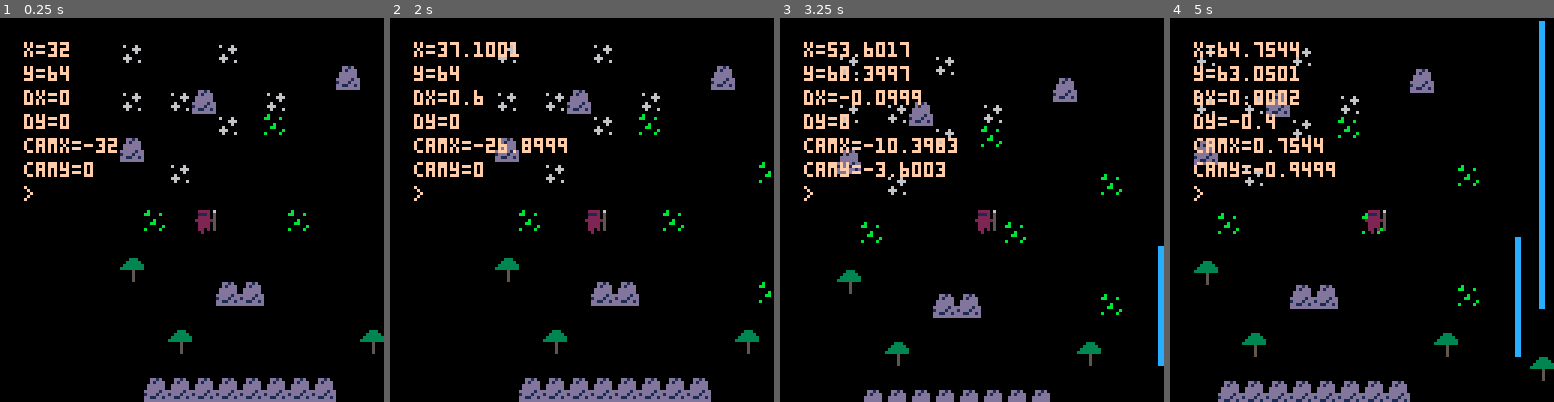
Above: before the commit, frames 1-4 (left to right).
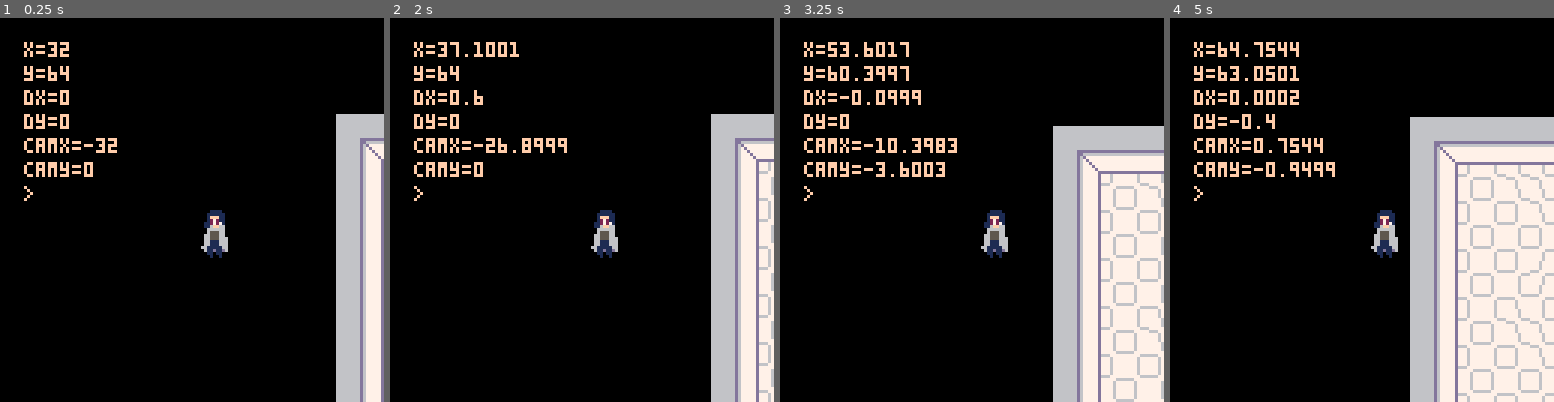
Above: after the commit, the same moments.

Repository: holson1/ffs-game-jam-2021
Game: PICO-8 cartridge build/game_jam.p8
Same seed, same stepped clock (60 frames per second), same inputs: the game is played once before the commit and once after it.
Inputs:
- Up to frame 1 (0.25 s): no input
- Up to frame 2 (2 s): tap X (X key) at 0.33, 1.07, 1.85 s; tap O (Z key) at 0.7, 1.7 s; hold Right from 1.6 s (still down)
- Up to frame 3 (3.25 s): release Right at 2.1 s; tap O (Z key) at 2.1, 2.5, 2.9 s; hold Up 2.15-2.42 s; hold Right 2.47-3.03 s; tap X (X key) at 2.97 s; hold Left from 3.08 s (still down)
- Up to frame 4 (5 s): tap O (Z key) every 0.4 s from 3.3 to 4.9 s; release Left at 3.58 s; hold Down 3.63-3.97 s; hold Right 4.02-4.68 s; tap X (X key) at 4.08 s; hold Up from 4.73 s (still down)

The runs differ from the first frame. In frame 1, 15% of the frame differs, in the area x 31-100%, y 7-100%; in frame 2, 18%; in frame 3, 25%; in frame 4, 34%, in the area x 6-100%, y 0-100%.

Commit message:
reorg and sprite work

Diff:
--- a/build/game_jam.p8
+++ b/build/game_jam.p8
@@ -12,18 +12,6 @@
     cam.y = 0
     msg=''
 
-    -- TODO: move to char.lua
-    char={}
-    char.x=32
-    char.y=64
-    char.dx=0
-    char.dy=0
-    char.spr=001
-    -- [idle, walk]
-    char.state=0
-    char.max_speed=3
-    can_shoot=true
-
     -- thanks doc_robs!
     dust={}
 
@@ -31,35 +19,38 @@
     booms=new_group(boom)
     crocs=new_group(croc)
 
+    char=init_char()
     --crocs:new({x=80,y=112,d=true})
 end
 
 function _update()
     t=(t+1)%64
 
-    handle_input()
-
-    char.x+=char.dx
-    char.y+=char.dy
-
-    char.spr = set_spr(char.state, 001)
-
-    -- friction
-    if char.dx > 0.1 then
-        char.dx -= 0.1
-    elseif char.dx < -0.1 then
-        char.dx += 0.1
-    else
-        char.dx = 0
-    end
-
-    if char.dy > 0.1 then
-        char.dy -= 0.1
-    elseif char.dy < -0.1 then
-        char.dy += 0.1
-    else
-        char.dy = 0
-    end
+    char:update()
+
+    -- handle_input()
+
+    -- char.x+=char.dx
+    -- char.y+=char.dy
+
+    -- char.spr = set_spr(char.state, 001)
+
+    -- -- friction
+    -- if char.dx > 0.1 then
+    --     char.dx -= 0.1
+    -- elseif char.dx < -0.1 then
+    --     char.dx += 0.1
+    -- else
+    --     char.dx = 0
+    -- end
+
+    -- if char.dy > 0.1 then
+    --     char.dy -= 0.1
+    -- elseif char.dy < -0.1 then
+    --     char.dy += 0.1
+    -- else
+    --     char.dy = 0
+    -- end
 
     shots:update()
     booms:update()
@@ -77,7 +68,8 @@
     cls()
     camera(cam.x, cam.y)
     map(0,0,0,0,32,32)
-    spr(char.spr,char.x,char.y,1,1)
+
+    char:draw()
 
     shots:draw()
     booms:draw()
@@ -230,7 +222,52 @@
 end
 -->8
 --src/char.lua
-function handle_input()
+function init_char()
+    local char={
+        x=32,
+        y=64,
+        dx=0,
+        dy=0,
+        spr=001,
+        state='idle',
+        max_speed=3,
+
+        update=update_char,
+
+        draw=function(self)
+            sspr(8,0,16,16,self.x,self.y)
+        end
+    }
+    return char
+end
+
+function update_char(_char)
+    handle_input(_char)
+
+    _char.x+=_char.dx
+    _char.y+=_char.dy
+
+    _char.spr = set_spr(_char.state, 001)
+
+    -- friction
+    if _char.dx > 0.1 then
+        _char.dx -= 0.1
+    elseif _char.dx < -0.1 then
+        _char.dx += 0.1
+    else
+        _char.dx = 0
+    end
+
+    if _char.dy > 0.1 then
+        _char.dy -= 0.1
+    elseif _char.dy < -0.1 then
+        _char.dy += 0.1
+    else
+        _char.dy = 0
+    end
+end
+
+function handle_input(_char)
 
     local default_max_speed = 2.5
     local acceleration = 0.15
@@ -238,23 +275,23 @@
 
     -- todo: proper diagonal handling / staircase effect
     if ((btn(0) or btn(1)) and (btn(2) or btn(3))) then
-        char.max_speed = default_max_speed * diagonal_speed_mod
+        _char.max_speed = default_max_speed * diagonal_speed_mod
     else
-        char.max_speed = default_max_speed
+        _char.max_speed = default_max_speed
     end
 
     -- l/r
     if btn(0) and not(btn(1)) then
-        char.dx = max(char.dx - acceleration, -char.max_speed)
+        _char.dx = max(_char.dx - acceleration, -_char.max_speed)
     elseif btn(1) and not(btn(0)) then
-        char.dx = min(char.dx + acceleration, char.max_speed)
+        _char.dx = min(_char.dx + acceleration, _char.max_speed)
     end
 
     -- u/d
     if btn(2) and not(btn(3)) then
-        char.dy = max(char.dy - acceleration, -char.max_speed)
+        _char.dy = max(_char.dy - acceleration, -_char.max_speed)
     elseif btn(3) and not(btn(2)) then
-        char.dy = min(char.dy + acceleration, char.max_speed)
+        _char.dy = min(_char.dy + acceleration, _char.max_speed)
     end
 
     -- x
@@ -326,78 +363,117 @@
 
 
 
+…(32 lines of a section not shown)…
 __gff__
-0001010101010100000000000000000000000000000001000000000000000000000000000101010000000000000000000404000100000000000000000000000000000000000000000000000000000000000000000000000000000000000000000000000000000000000000000000000000000000000000000000000000000000
+0000000000000000000000000000000000000000000000000000000000000000000000000101010000000000000000000000000000000000000000000000000000000000000000000000000000000000000000000000000000000000000000000000000000000000000000000000000000000000000000000000000000000000
 0000000000000000000000000000000000000000000000000000000000000000000000000000000000000000000000000000000000000000000000000000000000000000000000000000000000000000000000000000000000000000000000000000000000000000000000000000000000000000000000000000000000000000
 __map__
-0000000000000000000000000000004200000000000000000000000000000000000000000000000000000000000000000000000000000000000000000000000000000000000000000000000000000000000000000000000000000000000000000000000000000000000000000000000000000000000000000000000000000000
-0040000000400000000000000000004200000000000000000000000000000000000000000000000000000000000000000000000000000000000000000000000000000000000000000000000000000000000000000000000000000000000000000000000000000000000000000000000000000000000000000000000000000000
-0000000000000000000044000000004200000000000000000000000000000000000000000000000000000000000000000000000000000000000000000000000000000000000000000000000000000000000000000000000000000000000000000000000000000000000000000000000000000000000000000000000000000000
-0040004044000040000000000000004200430000000043000000000000000000000000000000000000000000000000000000000000000000000000000000000000000000000000000000000000000000000000000000000000000000000000000000000000000000000000000000000000000000000000000000000000000000
-0000000000400043000000000000004200000000000000000000000000000000000000000000000000000000000000000000000000000000000000000000000000000000000000000000000000000000000000000000000000000000000000000000000000000000000000000000000000000000000000000000000000000000
-0044000000000000000000000000004200004100000000000000000000000000000000000000000000000000000000000000000000000000000000000000000000000000000000000000000000000000000000000000000000000000000000000000000000000000000000000000000000000000000000000000000000000000
-0000004000000000000000004300004200000041000000410000000000000000000000000000000000000000000000000000000000000000000000000000000000000000000000000000000000000000000000000000000000000000000000000000000000000000000000000000000000000000000000000000000000000000
-0000000000000000000000000000004200000000000000004300000000000000000000000000000000000000000000000000000000000000000000000000000000000000000000000000000000000000000000000000000000000000000000000000000000000000000000000000000000000000000000000000000000000000
-0000430000000000430000000000004200000000000000000000000000000000000000000000000000000000000000000000000000000000000000000000000000000000000000000000000000000000000000000000000000000000000000000000000000000000000000000000000000000000000000000000000000000000
-0000000000000000000000000000424200000000000000000000000000000000000000000000000000000000000000000000000000000000000000000000000000000000000000000000000000000000000000000000000000000000000000000000000000000000000000000000000000000000000000000000000000000000
-0041000000000000000000000000424241000000410000000000000000000000000000000000000000000000000000000000000000000000000000000000000000000000000000000000000000000000000000000000000000000000000000000000000000000000000000000000000000000000000000000000000000000000
-0000000000444400000000004300424200000000000000000000000000000000000000000000000000000000000000000000000000000000000000000000000000000000000000000000000000000000000000000000000000000000000000000000000000000000000000000000000000000000000000000000000000000000
-0000000000000000000000000000420000000000000000430000000000000000000000000000000000000000000000000000000000000000000000000000000000000000000000000000000000000000000000000000000000000000000000000000000000000000000000000000000000000000000000000000000000000000
-0000004100000000000000410000420000000000000000000000000000000000000000000000000000000000000000000000000000000000000000000000000000000000000000000000000000000000000000000000000000000000000000000000000000000000000000000000000000000000000000000000000000000000
-0000000000000000000000000000004100004300000000000000000000000000000000000000000000000000000000000000000000000000000000000000000000000000000000000000000000000000000000000000000000000000000000000000000000000000000000000000000000000000000000000000000000000000
-0000444444444444444400000000000000000000000000000000000000000000000000000000000000000000000000000000000000000000000000000000000000000000000000000000000000000000000000000000000000000000000000000000000000000000000000000000000000000000000000000000000000000000
-0000000000000041000000000000000000000000410000000000000000000000000000000000000000000000000000000000000000000000000000000000000000000000000000000000000000000000000000000000000000000000000000000000000000000000000000000000000000000000000000000000000000000000
-…(54 lines of a section not shown)…
+0000000000000000000000000000000000000000000000000000000000000000000000000000000000000000000000000000000000000000000000000000000000000000000000000000000000000000000000000000000000000000000000000000000000000000000000000000000000000000000000000000000000000000
+0000000000000000000000000000000000000000000000000000000000000000000000000000000000000000000000000000000000000000000000000000000000000000000000000000000000000000000000000000000000000000000000000000000000000000000000000000000000000000000000000000000000000000
+0000000000000000000000000000000000000000000000000000000000000000000000000000000000000000000000000000000000000000000000000000000000000000000000000000000000000000000000000000000000000000000000000000000000000000000000000000000000000000000000000000000000000000
+0000000000000000000000000000000000000000000000000000000000000000000000000000000000000000000000000000000000000000000000000000000000000000000000000000000000000000000000000000000000000000000000000000000000000000000000000000000000000000000000000000000000000000
+000000000000000000004f4f4f4f4f4f4f4f4f4f4f4f00000000000000000000000000000000000000000000000000000000000000000000000000000000000000000000000000000000000000000000000000000000000000000000000000000000000000000000000000000000000000000000000000000000000000000000
+000000000000000000004f4a4949494949494949474f00000000000000000000000000000000000000000000000000000000000000000000000000000000000000000000000000000000000000000000000000000000000000000000000000000000000000000000000000000000000000000000000000000000000000000000
+000000000000000000004f4d4546464645464546484f00000000000000000000000000000000000000000000000000000000000000000000000000000000000000000000000000000000000000000000000000000000000000000000000000000000000000000000000000000000000000000000000000000000000000000000
+000000000000000000004f4d4645464646454645484f00000000000000000000000000000000000000000000000000000000000000000000000000000000000000000000000000000000000000000000000000000000000000000000000000000000000000000000000000000000000000000000000000000000000000000000
+000000000000000000004f4d4546454646464546484f00000000000000000000000000000000000000000000000000000000000000000000000000000000000000000000000000000000000000000000000000000000000000000000000000000000000000000000000000000000000000000000000000000000000000000000
+000000000000000000004f4d4645464545464545484f00000000000000000000000000000000000000000000000000000000000000000000000000000000000000000000000000000000000000000000000000000000000000000000000000000000000000000000000000000000000000000000000000000000000000000000
+000000000000000000004f4d4546454545464646484f00000000000000000000000000000000000000000000000000000000000000000000000000000000000000000000000000000000000000000000000000000000000000000000000000000000000000000000000000000000000000000000000000000000000000000000
+000000000000000000004f4d4645464546454646484f00000000000000000000000000000000000000000000000000000000000000000000000000000000000000000000000000000000000000000000000000000000000000000000000000000000000000000000000000000000000000000000000000000000000000000000
+000000000000000000004f4d4546464645464546484f00000000000000000000000000000000000000000000000000000000000000000000000000000000000000000000000000000000000000000000000000000000000000000000000000000000000000000000000000000000000000000000000000000000000000000000
+000000000000000000004f4d4645464646454645484f00000000000000000000000000000000000000000000000000000000000000000000000000000000000000000000000000000000000000000000000000000000000000000000000000000000000000000000000000000000000000000000000000000000000000000000
+000000000000000000004f4d4546454646464546484f00000000000000000000000000000000000000000000000000000000000000000000000000000000000000000000000000000000000000000000000000000000000000000000000000000000000000000000000000000000000000000000000000000000000000000000
+000000000000000000004f4d4645464545464545484f00000000000000000000000000000000000000000000000000000000000000000000000000000000000000000000000000000000000000000000000000000000000000000000000000000000000000000000000000000000000000000000000000000000000000000000
+000000000000000000004f4d4546454545464646484f00000000000000000000000000000000000000000000000000000000000000000000000000000000000000000000000000000000000000000000000000000000000000000000000000000000000000000000000000000000000000000000000000000000000000000000
+000000000000000000004f4d4645464546454646484f00000000000000000000000000000000000000000000000000000000000000000000000000000000000000000000000000000000000000000000000000000000000000000000000000000000000000000000000000000000000000000000000000000000000000000000
+000000000000000000004f4d4546464645464546484f00000000000000000000000000000000000000000000000000000000000000000000000000000000000000000000000000000000000000000000000000000000000000000000000000000000000000000000000000000000000000000000000000000000000000000000
+000000000000000000004f4d4645464646454645484f00000000000000000000000000000000000000000000000000000000000000000000000000000000000000000000000000000000000000000000000000000000000000000000000000000000000000000000000000000000000000000000000000000000000000000000
+000000000000000000004f4d4546454646464546484f00000000000000000000000000000000000000000000000000000000000000000000000000000000000000000000000000000000000000000000000000000000000000000000000000000000000000000000000000000000000000000000000000000000000000000000
+000000000000000000004f4d4645464545464545484f00000000000000000000000000000000000000000000000000000000000000000000000000000000000000000000000000000000000000000000000000000000000000000000000000000000000000000000000000000000000000000000000000000000000000000000
+000000000000000000004f4b4e4e4e4e4e4e4e4e4c4f00000000000000000000000000000000000000000000000000000000000000000000000000000000000000000000000000000000000000000000000000000000000000000000000000000000000000000000000000000000000000000000000000000000000000000000
+000000000000000000004f4f4f4f4f4f4f4f4f4f4f4f00000000000000000000000000000000000000000000000000000000000000000000000000000000000000000000000000000000000000000000000000000000000000000000000000000000000000000000000000000000000000000000000000000000000000000000
+…(54 lines of a section not shown)…
--- a/src/char.lua
+++ b/src/char.lua
@@ -1,4 +1,49 @@
-function handle_input()
+function init_char()
+    local char={
+        x=32,
+        y=64,
+        dx=0,
+        dy=0,
+        spr=001,
+        state='idle',
+        max_speed=3,
+
+        update=update_char,
+
+        draw=function(self)
+            sspr(8,0,16,16,self.x,self.y)
+        end
+    }
+    return char
+end
+
+function update_char(_char)
+    handle_input(_char)
+
+    _char.x+=_char.dx
+    _char.y+=_char.dy
+
+    _char.spr = set_spr(_char.state, 001)
+
+    -- friction
+    if _char.dx > 0.1 then
+        _char.dx -= 0.1
+    elseif _char.dx < -0.1 then
+        _char.dx += 0.1
+    else
+        _char.dx = 0
+    end
+
+    if _char.dy > 0.1 then
+        _char.dy -= 0.1
+    elseif _char.dy < -0.1 then
+        _char.dy += 0.1
+    else
+        _char.dy = 0
+    end
+end
+
+function handle_input(_char)
 
     local default_max_speed = 2.5
     local acceleration = 0.15
@@ -6,23 +51,23 @@
 
     -- todo: proper diagonal handling / staircase effect
     if ((btn(0) or btn(1)) and (btn(2) or btn(3))) then
-        char.max_speed = default_max_speed * diagonal_speed_mod
+        _char.max_speed = default_max_speed * diagonal_speed_mod
     else
-        char.max_speed = default_max_speed
+        _char.max_speed = default_max_speed
     end
 
     -- l/r
     if btn(0) and not(btn(1)) then
-        char.dx = max(char.dx - acceleration, -char.max_speed)
+        _char.dx = max(_char.dx - acceleration, -_char.max_speed)
     elseif btn(1) and not(btn(0)) then
-        char.dx = min(char.dx + acceleration, char.max_speed)
+        _char.dx = min(_char.dx + acceleration, _char.max_speed)
     end
 
     -- u/d
     if btn(2) and not(btn(3)) then
-        char.dy = max(char.dy - acceleration, -char.max_speed)
+        _char.dy = max(_char.dy - acceleration, -_char.max_speed)
     elseif btn(3) and not(btn(2)) then
-        char.dy = min(char.dy + acceleration, char.max_speed)
+        _char.dy = min(_char.dy + acceleration, _char.max_speed)
     end
 
     -- x
--- a/src/main.lua
+++ b/src/main.lua
@@ -8,18 +8,6 @@
     cam.y = 0
     msg=''
 
-    -- TODO: move to char.lua
-    char={}
-    char.x=32
-    char.y=64
-    char.dx=0
-    char.dy=0
-    char.spr=001
-    -- [idle, walk]
-    char.state=0
-    char.max_speed=3
-    can_shoot=true
-
     -- thanks doc_robs!
     dust={}
 
@@ -27,35 +15,38 @@
     booms=new_group(boom)
     crocs=new_group(croc)
 
+    char=init_char()
     --crocs:new({x=80,y=112,d=true})
 end
 
 function _update()
     t=(t+1)%64
 
-    handle_input()
+    char:update()
 
-    char.x+=char.dx
-    char.y+=char.dy
+    -- handle_input()
 
-    char.spr = set_spr(char.state, 001)
+    -- char.x+=char.dx
+    -- char.y+=char.dy
 
-    -- friction
-    if char.dx > 0.1 then
-        char.dx -= 0.1
-    elseif char.dx < -0.1 then
-        char.dx += 0.1
-    else
-        char.dx = 0
-    end
+    -- char.spr = set_spr(char.state, 001)
 
-    if char.dy > 0.1 then
-        char.dy -= 0.1
-    elseif char.dy < -0.1 then
-        char.dy += 0.1
-    else
-        char.dy = 0
-    end
+    -- -- friction
+    -- if char.dx > 0.1 then
+    --     char.dx -= 0.1
+    -- elseif char.dx < -0.1 then
+    --     char.dx += 0.1
+    -- else
+    --     char.dx = 0
+    -- end
+
+    -- if char.dy > 0.1 then
+    --     char.dy -= 0.1
+    -- elseif char.dy < -0.1 then
+    --     char.dy += 0.1
+    -- else
+    --     char.dy = 0
+    -- end
 
     shots:update()
     booms:update()
@@ -73,7 +64,8 @@
     cls()
     camera(cam.x, cam.y)
     map(0,0,0,0,32,32)
-    spr(char.spr,char.x,char.y,1,1)
+
+    char:draw()
 
     shots:draw()
     booms:draw()
Not shown, changed: 72 lines of the sprite sheet (__gfx__) section of build/game_jam.p8
